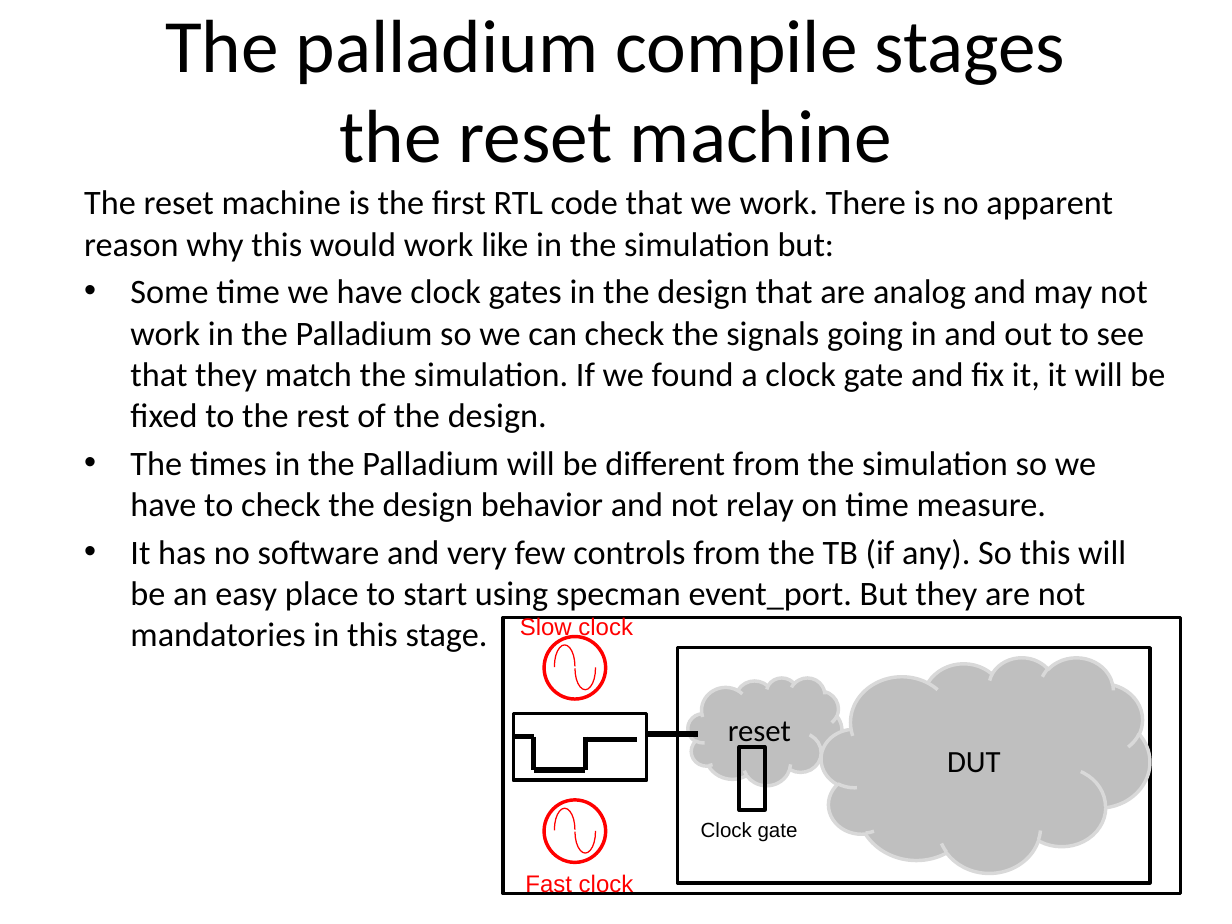
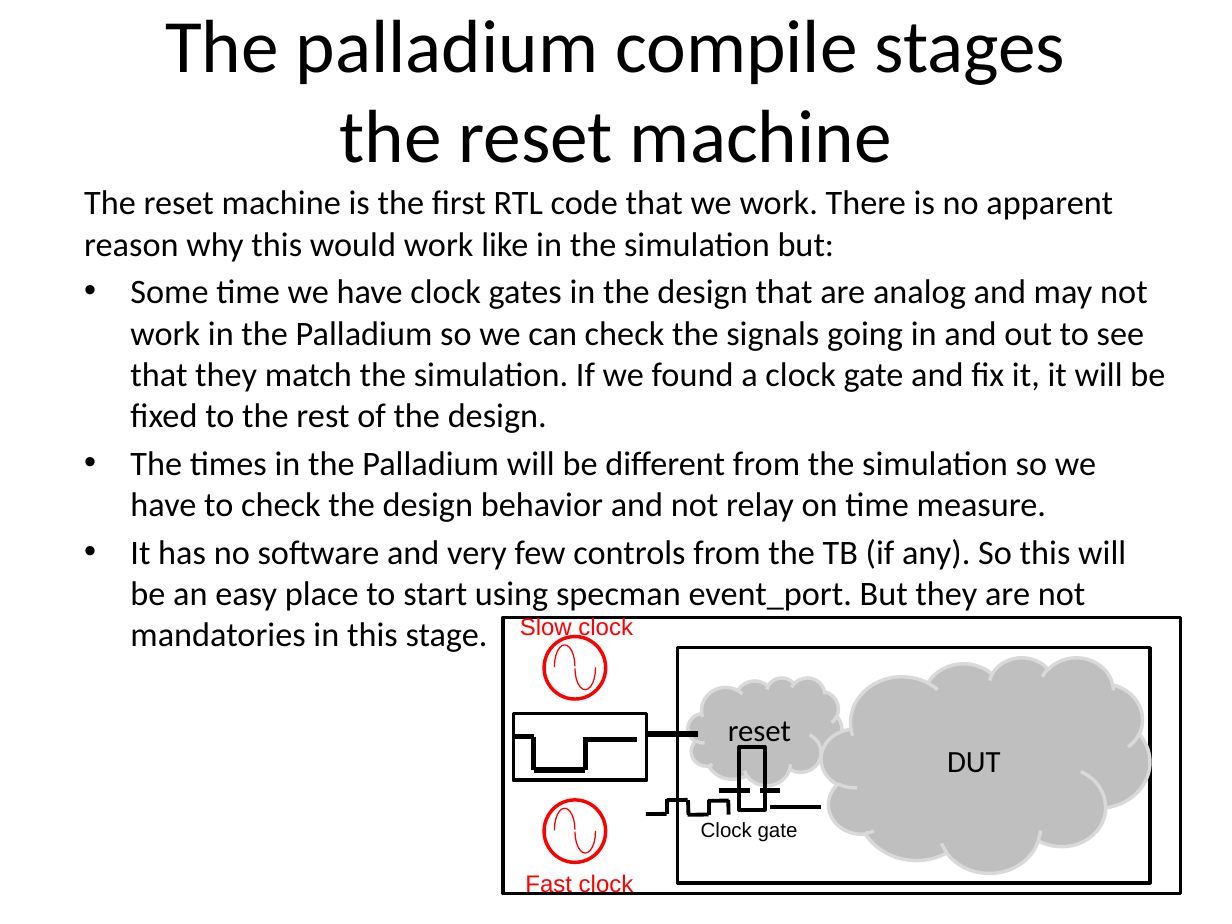
Before and after one commit to zahike/Palladium, a slide deck: slide 10 of Simulation Acceleration tutoria.pptx. Drawn at 1232x924 pixels with LibreOffice and Linux fonts; fonts in the diff are those of the drawing. Boxes give left, top, right and bottom in pixels: in the first picture for what was removed or moved away, otherwise in the second. Text is boxed around its words. In the diff, an @@ line names an element or a change of style, - is before the commit and + after.

```diff
--- a/Simulation Acceleration tutoria.pptx
+++ b/Simulation Acceleration tutoria.pptx
@@ line added from (667, 800) to (667, 814), #000000 2.25 pt @@
@@ line added from (667, 800) to (687, 800), #000000 2.25 pt @@
@@ line added from (687, 800) to (689, 814), #000000 2.25 pt @@
@@ line added from (708, 800) to (708, 814), #000000 2.25 pt @@
@@ line added from (708, 801) to (729, 801), #000000 2.25 pt @@
@@ line added from (718, 791) to (750, 791), #000000 3 pt @@
@@ line added from (728, 800) to (728, 814), #000000 2.25 pt @@
@@ line added from (760, 791) to (780, 791), #000000 3 pt @@
@@ line added from (770, 807) to (822, 807), #000000 2.25 pt @@
@@ line added from (646, 814) to (667, 814), #000000 2.25 pt @@
@@ line added from (687, 814) to (708, 814), #000000 2.25 pt @@
```
Also in this commit, not shown: 1 other slide changed, 1 slide added.
